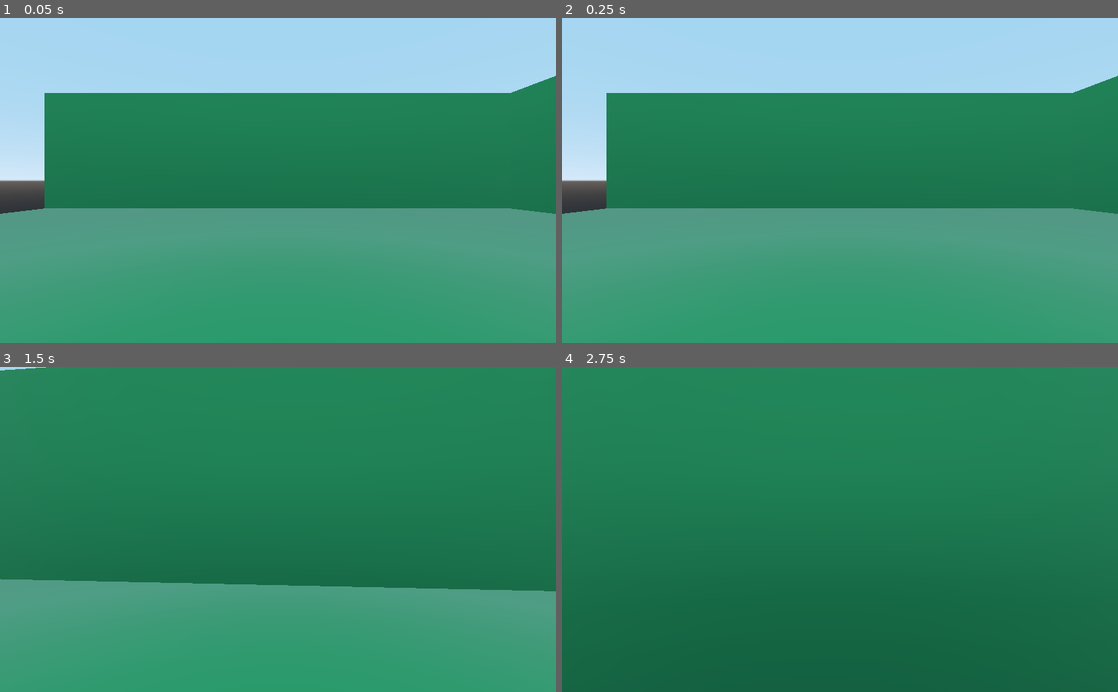
Above: before the commit, frames 1-4 (two rows, left to right).
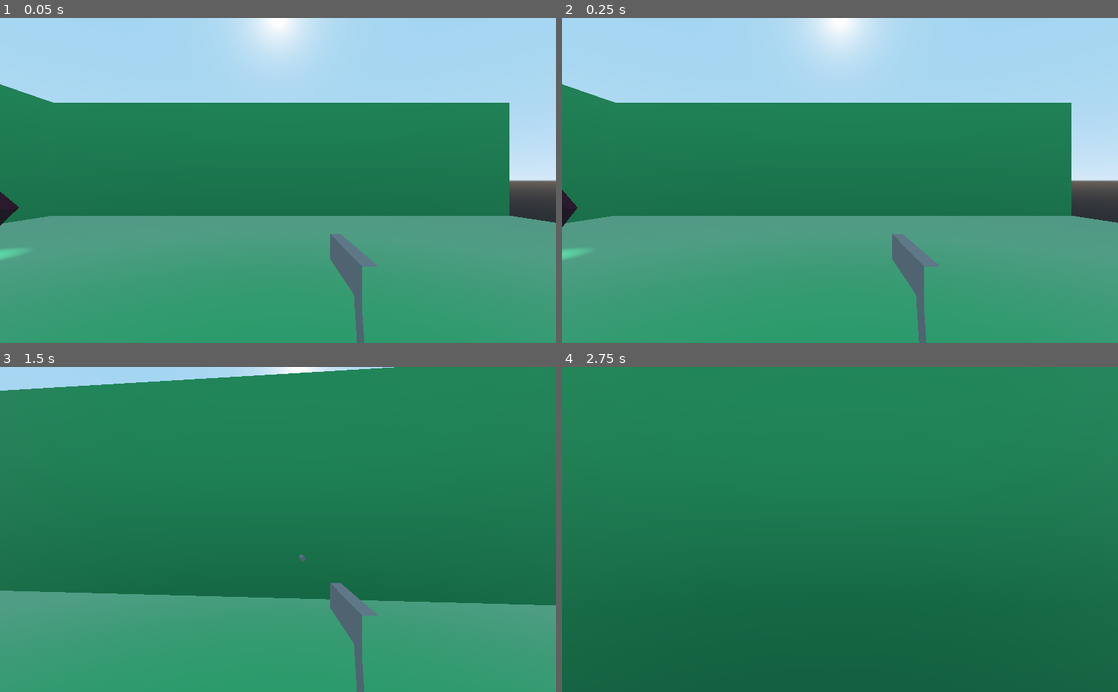
Above: after the commit, the same moments.

Repository: bigdavisc/ProjectTesseract
Game: Godot game, scene res://World.tscn
The game is run twice, just before and just after one commit, with the same random seed, the same clock (stepped at 60 frames per second) and the same inputs.
Inputs (mouse positions are in pixels of both pictures, inside the frame that each line leads up to):
- Up to frame 1 (0.05 s): no input
- Up to frame 2 (0.25 s): no input
- Up to frame 3 (1.5 s): tap Enter at 0.5 s; move the mouse to (305, 529) at 0.52 s; hold W (move_forward) from 0.53 s (still down); click (305, 529) at 0.6 s; move the mouse to (250, 529) at 1.27 s; click (250, 529) at 1.35 s
- Up to frame 4 (2.75 s): keep holding W (move_forward); move the mouse to (851, 523) at 2.02 s; click (851, 523) at 2.1 s

The runs differ from the first frame. In frame 1, 14% of the frame differs, in the area x 0-100%, y 0-100%; in frame 2, 14%; in frame 3, 7.4%; in frame 4, less than 0.1%.

Commit message:
Added shooting (left click)

Diff:
--- /dev/null
+++ b/Bullet.gd
@@ -0,0 +1,7 @@
+extends Area
+
+var SPEED = 40
+
+func _physics_process(delta):
+	var movement = global_transform.basis.z.normalized() * SPEED
+	global_translate(movement * delta)
--- /dev/null
+++ b/Bullet.tscn
@@ -0,0 +1,18 @@
+[gd_scene load_steps=4 format=2]
+
+[ext_resource path="res://Bullet.gd" type="Script" id=1]
+[ext_resource path="res://Models/bullet.obj" type="ArrayMesh" id=2]
+
+[sub_resource type="CapsuleShape" id=1]
+radius = 0.0709551
+height = 1.03833
+
+[node name="Bullet" type="Area"]
+script = ExtResource( 1 )
+
+[node name="CSGMesh" type="CSGMesh" parent="."]
+transform = Transform( 0.1, 0, 0, 0, 0.1, 0, 0, 0, 0.2, 0, 0, 0 )
+mesh = ExtResource( 2 )
+
+[node name="CollisionShape" type="CollisionShape" parent="."]
+shape = SubResource( 1 )
--- a/Player.gd
+++ b/Player.gd
@@ -9,6 +9,7 @@
 var gravity = 9.8  #Will be changed by plane Player exists on
 
 var input_velocity = Vector2()
+var bullet_scene = load("res://Bullet.tscn")
 
 func _ready():
 	Input.set_mouse_mode(Input.MOUSE_MODE_CAPTURED)
@@ -35,6 +36,9 @@
 	if(Input.is_action_pressed("strafe_left")):
 		input_velocity.x -= 1
 	input_velocity = input_velocity.normalized()
+
+	if(Input.is_action_just_pressed("left_click")):
+		shoot()
 
 func process_movement(delta):
 	var camera_transform = $Camera.get_global_transform()
@@ -63,6 +67,14 @@
 
 func _input(event):
 	if event is InputEventMouseMotion and Input.get_mouse_mode() == Input.MOUSE_MODE_CAPTURED:
-		$Camera.rotate_x(deg2rad(event.relative.y * mouse_sensetivity))
+		$Camera.rotate_x(deg2rad(event.relative.y * mouse_sensetivity * -1))
 		$Camera.rotation.x = clamp($Camera.rotation.x, deg2rad(-LOWER_VIEW_LIMIT), deg2rad(UPPER_VIEW_LIMIT))
 		rotate_y(deg2rad(event.relative.x * mouse_sensetivity * -1))
+
+func shoot():
+	var bullet = bullet_scene.instance()
+	bullet.translation = $Camera/Gun/BulletSpawn.get_global_transform().origin
+	bullet.rotation = $Camera.global_transform.basis.get_euler()
+	bullet.rotation.y += deg2rad(180)
+	bullet.rotation.x *= -1
+	get_parent().add_child(bullet)
--- a/Player.tscn
+++ b/Player.tscn
@@ -1,10 +1,10 @@
-[gd_scene load_steps=4 format=2]
+[gd_scene load_steps=5 format=2]
 
 [ext_resource path="res://Player.gd" type="Script" id=1]
+[ext_resource path="res://Models/player.obj" type="ArrayMesh" id=2]
+[ext_resource path="res://Models/gun.obj" type="ArrayMesh" id=3]
 
 [sub_resource type="CapsuleShape" id=1]
-
-[sub_resource type="CapsuleMesh" id=2]
 
 [node name="Player" type="KinematicBody" groups=[
 "Player",
@@ -16,9 +16,20 @@
 shape = SubResource( 1 )
 
 [node name="MeshInstance" type="MeshInstance" parent="."]
-transform = Transform( 0.5, 0, 0, 0, -2.18557e-08, -0.5, 0, 0.5, -2.18557e-08, 0, 0, 0 )
-mesh = SubResource( 2 )
+transform = Transform( 0.5, 0, 0, 0, 0.5, 0, 0, 0, 0.5, 0, 0, 0 )
+layers = 2
+mesh = ExtResource( 2 )
 material/0 = null
 
 [node name="Camera" type="Camera" parent="."]
-transform = Transform( -1, 0, -8.74228e-08, 0, 1, 0, 8.74228e-08, 0, -1, 0, 0.5, 0 )
+transform = Transform( 1, 0, 0, 0, 1, 0, 0, 0, 1, -0.211933, 1.17375, 0.408597 )
+cull_mask = 1048573
+far = 150.0
+
+[node name="Gun" type="MeshInstance" parent="Camera"]
+transform = Transform( -0.1, 0, -8.74228e-09, 0, 0.1, 0, 8.74228e-09, 0, -0.1, 0.560281, -0.868109, -1.45996 )
+mesh = ExtResource( 3 )
+material/0 = null
+
+[node name="BulletSpawn" type="Position3D" parent="Camera/Gun"]
+transform = Transform( 1, 0, 0, 0, 1, 0, 0, 0, 1, 0.0116205, 2.14624, 6.8187 )
--- a/Portal.tscn
+++ b/Portal.tscn
@@ -61,10 +61,10 @@
 
 [node name="AnimationPlayer" type="AnimationPlayer" parent="."]
 autoplay = "Idle"
-anims/Idle = SubResource( 6 )
+anims/Idle = SubResource( 2 )
 
 [node name="RotationVisualizer" type="CSGCylinder" parent="."]
-transform = Transform( 1.91069e-15, 4.37114e-08, -1, 1, -4.37114e-08, 0, -4.37114e-08, -1, -4.37114e-08, 0, 0, 1 )
+transform = Transform( 1.91069e-15, 4.37114e-08, -1, 1, -4.37114e-08, 0, -4.37114e-08, -1, -4.37114e-08, 0, 0, -1 )
 radius = 0.05
 height = 1.5
 material = ExtResource( 2 )
--- a/World.tscn
+++ b/World.tscn
@@ -8,18 +8,15 @@
 
 [node name="GreenMap" parent="." instance=ExtResource( 1 )]
 
-[node name="Geometry" parent="GreenMap" index="0"]
-editor/display_folded = true
-
 [node name="Floor" parent="GreenMap/Geometry" index="0"]
 editor/display_folded = false
 
 [node name="PortalA" parent="GreenMap/Portals" index="0" instance=ExtResource( 2 )]
-transform = Transform( -4.37114e-08, 0, 1, 0, 1, 0, -1, 0, -4.37114e-08, -14, 2, 10 )
+transform = Transform( 1.31134e-07, 0, -1, 0, 1, 0, 1, 0, 1.31134e-07, -14, 2, 10 )
 connectedPortal = "PortalC"
 
 [node name="PortalB" parent="GreenMap/Portals" index="1" instance=ExtResource( 2 )]
-transform = Transform( -4.37114e-08, 0, 1, 0, 1, 0, -1, 0, -4.37114e-08, -12, 2, -9 )
+transform = Transform( 1.31134e-07, 0, -1, 0, 1, 0, 1, 0, 1.31134e-07, -12, 2, -9 )
 connectedPortal = "PortalD"
 
 [node name="GreenMap2" parent="." instance=ExtResource( 1 )]
@@ -29,11 +26,11 @@
 editor/display_folded = false
 
 [node name="PortalC" parent="GreenMap2/Portals" index="0" instance=ExtResource( 2 )]
-transform = Transform( -4.37114e-08, 0, 1, 0, 1, 0, -1, 0, -4.37114e-08, -13, 2, -11 )
+transform = Transform( 1.31134e-07, 0, -1, 0, 1, 0, 1, 0, 1.31134e-07, -13, 2, -11 )
 connectedPortal = "PortalA"
 
 [node name="PortalD" parent="GreenMap2/Portals" index="1" instance=ExtResource( 2 )]
-transform = Transform( -1.73348e-07, 0, 1, 0, 1, 0, -1, 0, -1.73348e-07, -13, 2, 15 )
+transform = Transform( 2.60771e-07, 0, -1, 0, 1, 0, 1, 0, 2.60771e-07, -13, 2, 15 )
 connectedPortal = "PortalB"
 
 [node name="Player" parent="." instance=ExtResource( 3 )]
--- a/project.godot
+++ b/project.godot
@@ -45,6 +45,11 @@
 , Object(InputEventKey,"resource_local_to_scene":false,"resource_name":"","device":0,"alt":false,"shift":false,"control":false,"meta":false,"command":false,"pressed":false,"scancode":16777234,"unicode":0,"echo":false,"script":null)
  ]
 }
+left_click={
+"deadzone": 0.5,
+"events": [ Object(InputEventMouseButton,"resource_local_to_scene":false,"resource_name":"","device":0,"alt":false,"shift":false,"control":false,"meta":false,"command":false,"button_mask":0,"position":Vector2( 0, 0 ),"global_position":Vector2( 0, 0 ),"factor":1.0,"button_index":1,"pressed":false,"doubleclick":false,"script":null)
+ ]
+}
 
 [rendering]
 
Not shown: 1 places in Portal.tscn that only renumber resources
Not shown: 1 places in portal_material.tres that only renumber resources
Not shown, changed: README.md
